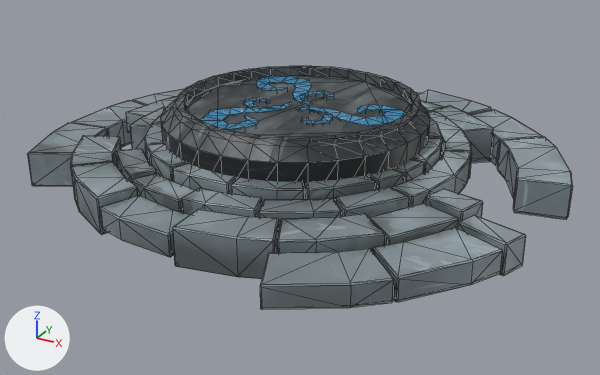
One commit to the OBJ model ProjectAV/Models/teleport/t_podest_s.obj: the scene before it, then after it.
The view is the same before and after, from a 50 mm lens placed at (29.5, -52.0, 24.1), pointed at (0.8, 0.3, -2.0). Every picture has the same lights, and +X, +Y and +Z are marked at lower left. Mesh edges are drawn as thin lines. Where no turn or scale is listed for an object, it has been applied to the vertices.

Objects in the first picture: 't_podest'.
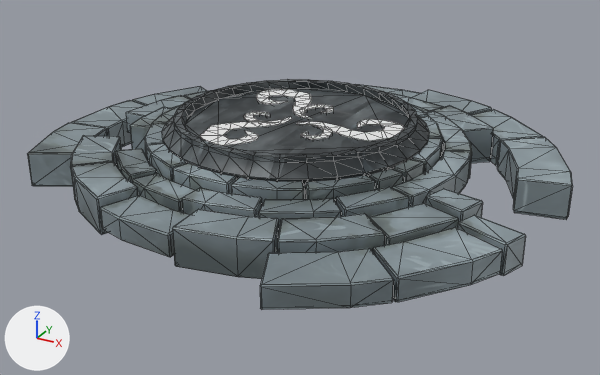
Location of each change, [x1, y1, x2, y2] in pixels of the pictures (600 x 375 px; the box of a moved part takes in the faces that stretch with it):
't_podest', reshaped: before [27, 66, 573, 310]; after [27, 79, 573, 310]
part 1 of me_t_podest, moved or reshaped: before [301, 111, 332, 124]; after [301, 126, 332, 139]
part 2 of me_t_podest, moved or reshaped: before [305, 91, 334, 99]; after [305, 104, 333, 113]
part 3 of me_t_podest, moved or reshaped: before [200, 102, 292, 130]; after [200, 116, 292, 146]
part 4 of me_t_podest, moved or reshaped: before [296, 105, 406, 126]; after [296, 119, 405, 141]
part 5 of me_t_podest, moved or reshaped: before [243, 98, 270, 107]; after [244, 112, 270, 122]
part 6 of me_t_podest, moved or reshaped: before [256, 76, 313, 105]; after [256, 89, 313, 119]
part 7 of me_t_podest, moved or reshaped: before [173, 66, 421, 147]; after [174, 79, 418, 163]
part 8 of me_t_podest, moved or reshaped: before [161, 75, 430, 199]; after [162, 88, 429, 199]

The change, as a list of edits to the scene's bpy script:
```text
Add mat_t_zawijasy_szare:
    mat_t_zawijasy_szare = principled_material('t_zawijasy_szare')
    mat_t_zawijasy_szare.base_color = (0.8, 0.8, 0.8)  # white #e7e7e7
    mat_t_zawijasy_szare.roughness = 1.0
Change me_t_podest:
    used by ob_t_podest; location = (0.0, 0.0, 0.0)
    remove me_t_podest.from_pydata(...)  # 2048 vertices, 3868 faces; spans x -20.5..20.4, y -18.3..21.3, z -2.3..5.1
    add me_t_podest.from_pydata(...)  # 2048 vertices, 3868 faces; spans x -20.5..20.4, y -18.3..21.3, z -2.3..3.9
    me_t_podest part 1: the loose piece of 38 vertices spanning x 1.5..4.0, y -2.2..0.6, z 4.2..4.4 is moved by (0.0, 0.0, -1.2)
    me_t_podest part 2: the loose piece of 38 vertices spanning x -0.9..1.7, y 2.0..5.3, z 4.2..4.4 is moved by (0.0, 0.0, -1.2)
    me_t_podest part 3: the loose piece of 50 vertices spanning x -4.8..-0.2, y -6.7..1.4, z 4.0..4.4 is moved by (0.0, 0.0, -1.2)
    me_t_podest part 4: the loose piece of 50 vertices spanning x 0.6..8.5, y -0.6..3.9, z 4.0..4.4 is moved by (0.0, 0.0, -1.2)
    me_t_podest part 5: the loose piece of 38 vertices spanning x -4.0..-0.8, y -1.2..1.4, z 4.2..4.4 is moved by (0.0, 0.0, -1.2)
    me_t_podest part 6: the loose piece of 50 vertices spanning x -6.0..1.1, y 1.6..7.5, z 4.0..4.4 is moved by (0.0, 0.0, -1.2)
    me_t_podest part 7: all 64 vertices in x -8.9..9.5, y -8.3..10.1, z 5.0..5.1 are moved by (-0.1, -0.3, -1.2)
    me_t_podest part 8: 128 of the vertices in x -9.9..10.4, y -9.5..10.7, z 0.6..4.7 are moved by (0.0, 0.0, -1.2)
    remove me_t_podest.materials.append(mat_t_zawijasy)  # picture img_t_zawijasy_base_color_png
    add me_t_podest.materials.append(mat_t_zawijasy_szare)  # white #e7e7e7
```
